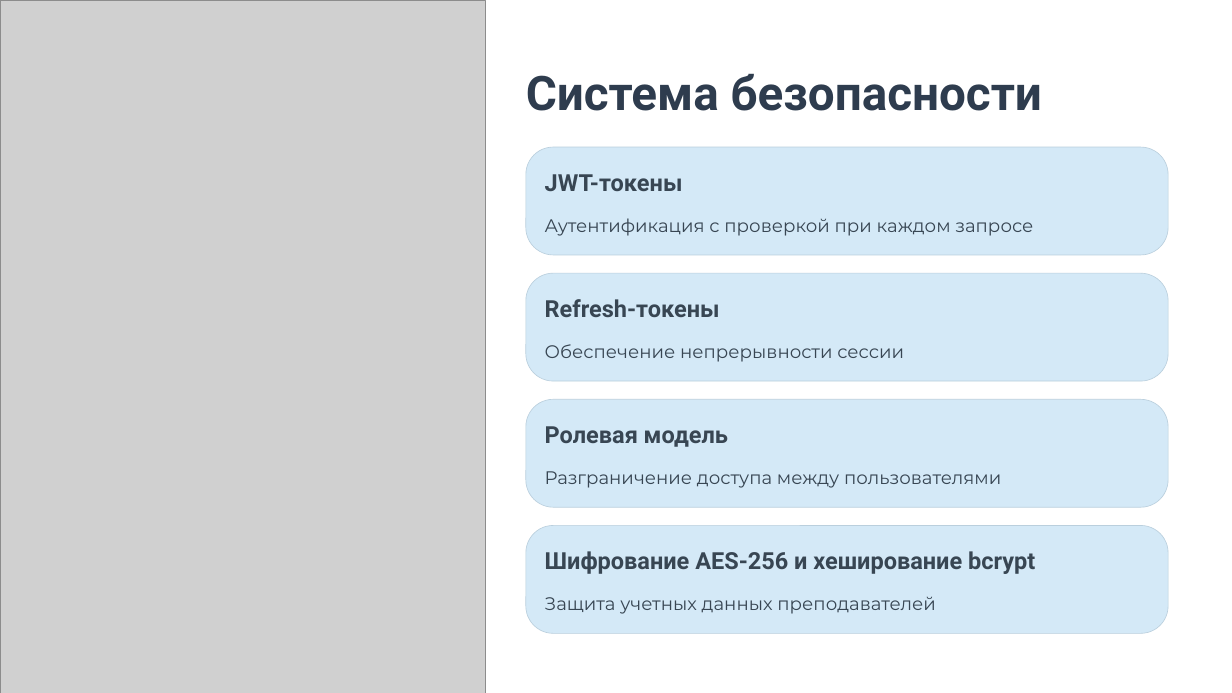
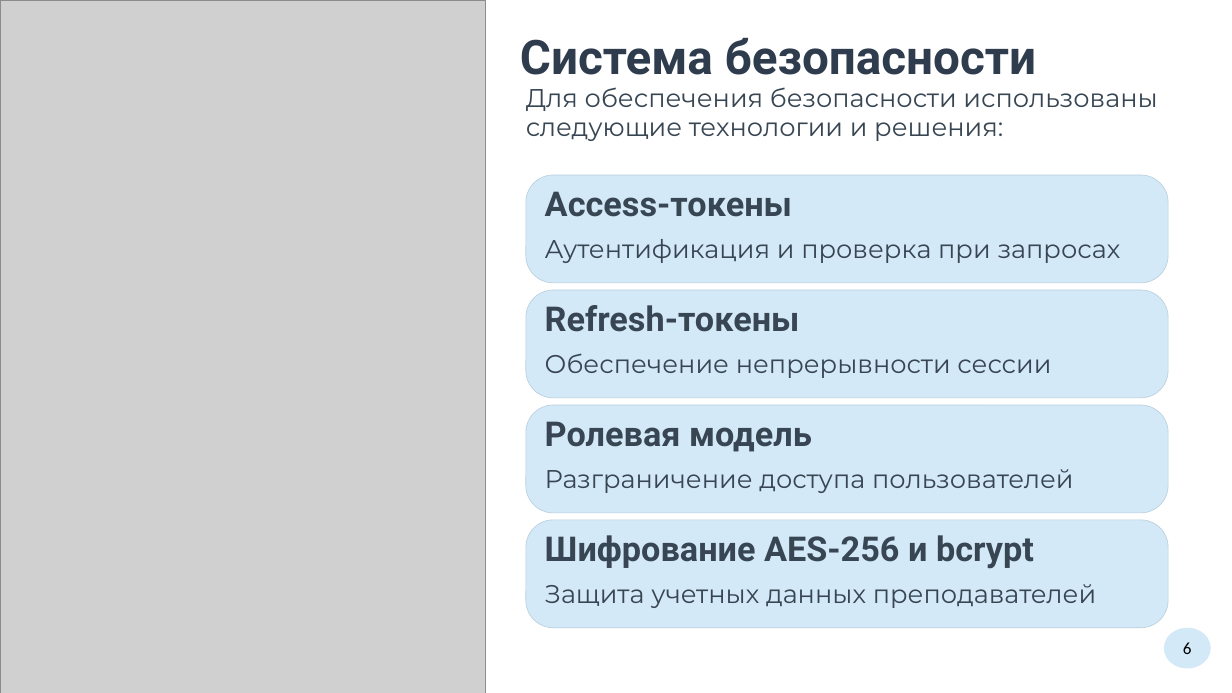
Before and after one commit to dizmortus/PerformanceAccounting, a slide deck: slide 6 of файлы/Высоцкий.pptx. Drawn at 1232x693 pixels with LibreOffice and Linux fonts; fonts in the diff are those of the drawing; grey boxes stand for pictures; background and template pictures are left out. Boxes give left, top, right and bottom in pixels: in the first picture for what was removed or moved away, otherwise in the second. Text is boxed around its words. In the diff, an @@ line names an element or a change of style, - is before the commit and + after.

```diff
--- a/файлы/Высоцкий.pptx
+++ b/файлы/Высоцкий.pptx
@@ text "Система безопасности": place and size @@
-text "Система безопасности" at <box>526,73,1042,111</box>
+text "Система безопасности" at <box>520,37,1036,75</box>
@@ text added at <box>526,87,1157,141</box>, 24 pt, text #384653 @@
+Для обеспечения безопасности использованы
+следующие технологии и решения:
@@ rounded rectangle: place and size @@
-rounded rectangle at <box>526,147,1168,255</box>
+rounded rectangle at <box>526,175,1168,283</box>
@@ text at <box>545,191,792,217</box>: text changed; size 22 to 32 pt @@
-JWT-токены
+Access-токены
@@ text at <box>545,239,1121,263</box>: text changed; size 17 to 24 pt @@
-Аутентификация с проверкой при каждом запросе
+Аутентификация и проверка при запросах
@@ rounded rectangle: place and size @@
-rounded rectangle at <box>526,273,1168,381</box>
+rounded rectangle at <box>526,290,1168,398</box>
@@ text "Refresh-токены" at <box>545,305,800,332</box>: size 22 to 32 pt @@
@@ text "Обеспечение непрерывности сессии" at <box>545,353,1051,378</box>: size 17 to 24 pt @@
@@ text "Обеспечение непрерывности сессии": place and size @@
-text "Обеспечение непрерывности сессии" at <box>545,344,904,362</box>
+text "Обеспечение непрерывности сессии" at <box>545,353,1051,378</box>
@@ rounded rectangle: place and size @@
-rounded rectangle at <box>526,400,1168,507</box>
+rounded rectangle at <box>526,405,1168,513</box>
@@ text "Ролевая модель" at <box>545,421,812,452</box>: size 22 to 32 pt @@
@@ text at <box>545,469,1074,493</box>: text changed; size 17 to 24 pt @@
-Разграничение доступа между пользователями
+Разграничение доступа пользователей
@@ rounded rectangle: place and size @@
-rounded rectangle at <box>526,525,1168,633</box>
+rounded rectangle at <box>526,520,1168,628</box>
@@ text at <box>545,535,1034,569</box>: text changed; size 22 to 32 pt @@
-Шифрование AES-256 и хеширование bcrypt
+Шифрование AES-256 и bcrypt
@@ text "Защита учетных данных преподавателей" at <box>545,584,1096,608</box>: size 17 to 24 pt @@
@@ ellipse added at <box>1164,628,1211,668</box>, fill #D4E9F7, 16 pt, text #000000 @@
+6
```
Also in this commit, not shown: 6 other slides changed, 3 slides added, 2 slides removed, 6 other files.
